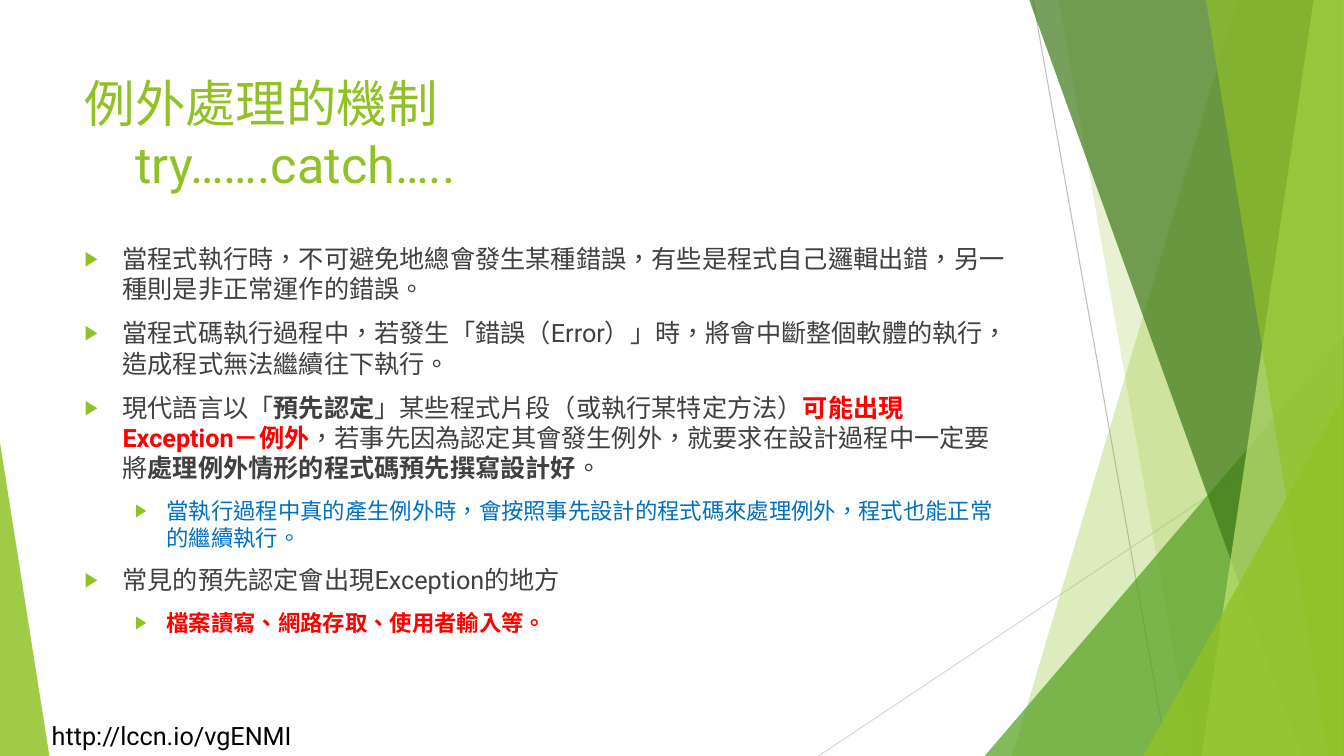
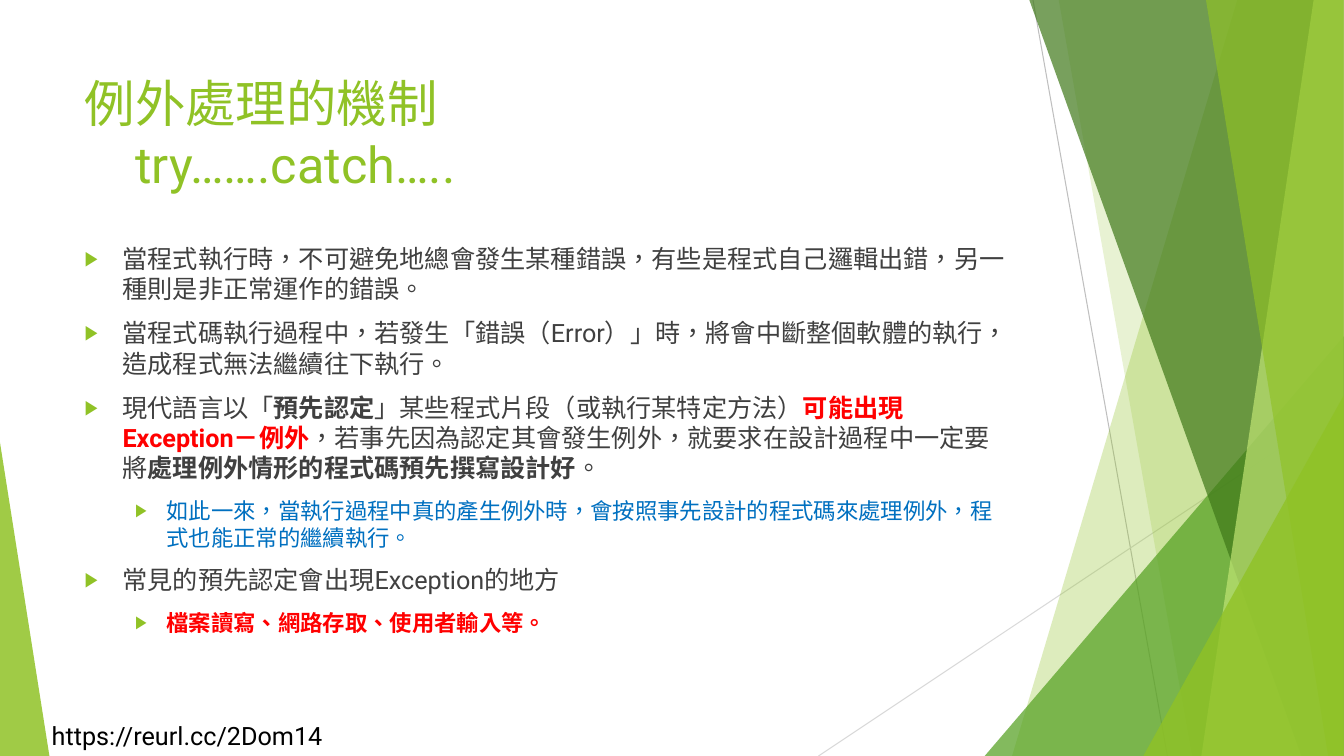
Before and after one commit to liulawsi/My_PPTs, a slide deck: slide 4 of LCC/Java/12_Nio2概要.pptx. Drawn at 1344x756 pixels with LibreOffice and Linux fonts; fonts in the diff are those of the drawing; background and template pictures are left out. Boxes give left, top, right and bottom in pixels: in the first picture for what was removed or moved away, otherwise in the second. Text is boxed around its words. In the diff, an @@ line names an element or a change of style, - is before the commit and + after.

```diff
--- a/LCC/Java/12_Nio2概要.pptx
+++ b/LCC/Java/12_Nio2概要.pptx
@@ text at [167,500,993,548]: text changed @@
-  ▶ 當執行過程中真的產生例外時，會按照事先設計的程式碼來處理例外，程式也能正常的繼續執行。
+  ▶ 如此一來，當執行過程中真的產生例外時，會按照事先設計的程式碼來處理例外，程式也能正常的繼續執行。
@@ text removed at [52,726,292,751] @@
-http://lccn.io/vgENMI
@@ text added at [52,726,323,750], 18 pt, text #000000 @@
+https://reurl.cc/2Dom14
```
Also in this commit, not shown: 20 other slides changed, 2 slides added, 39 other files.
